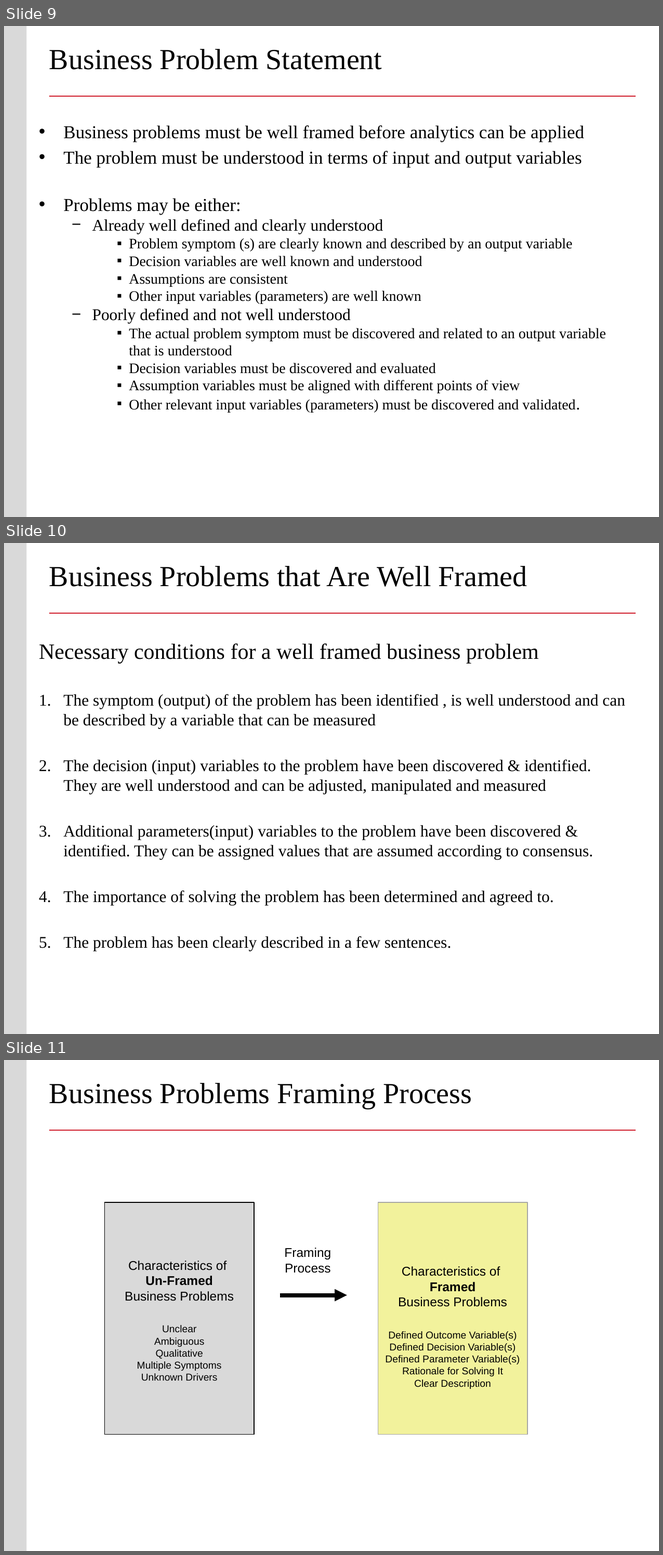
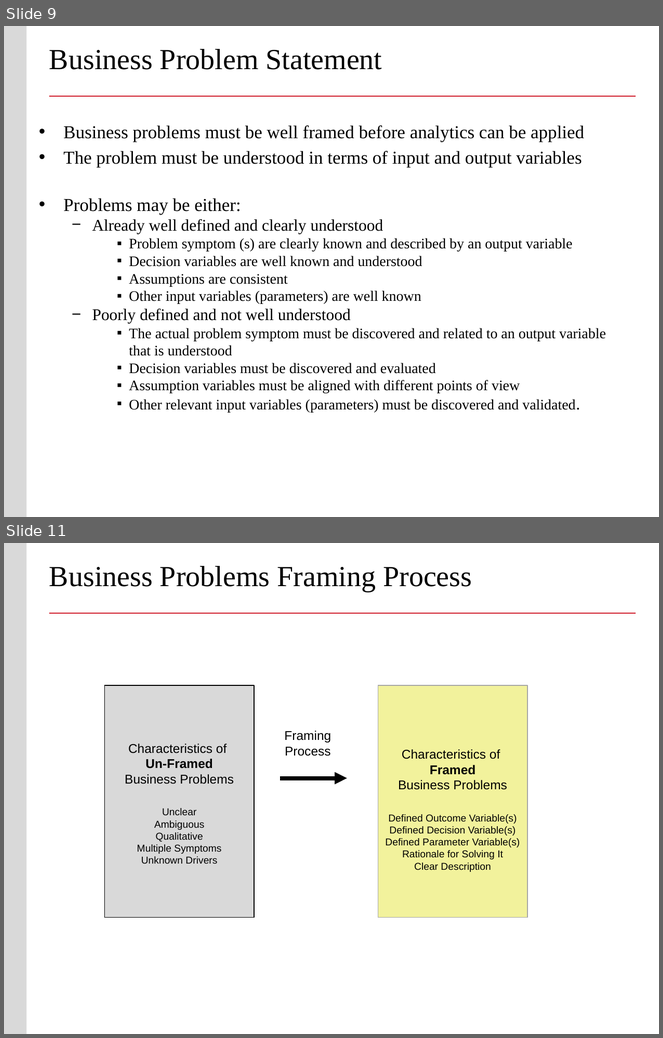
Before and after one commit to buyuhuang/csda1000_FT, a slide deck: day2/1. Lecture/day2_intro_analytics_viz.pptx. Shown one above the other, each under a label of ours: slides 9, 10 and 11 before the commit, slides 9 and 11 after it; the slides between them are not shown. The pictures are 663x1555 and 663x1038 pixels, drawn with LibreOffice and Linux fonts; fonts in the diff are those of the drawing; background and template pictures are left out. Boxes give left, top, right and bottom in pixels: in the first picture for what was removed or moved away, otherwise in the second. Text is boxed around its words. In the diff, an @@ line names an element or a change of style, - is before the commit and + after.

```diff
--- a/day2/1. Lecture/day2_intro_analytics_viz.pptx
+++ b/day2/1. Lecture/day2_intro_analytics_viz.pptx
@@ slide 10 removed at <box>4,543,659,1034</box>, background #FFFFFF; not listed: 2 template elements that a slide beside it also shows @@
@@ title removed at <box>49,566,528,587</box> @@
-Business Problems that Are Well Framed
@@ text removed at <box>39,643,625,952</box> @@
-Necessary conditions for a well framed business problem
-1. The symptom (output) of the problem has been identified , is well understood and can be described by a variable that can be measured
-2. The decision (input) variables to the problem have been discovered & identified. They are well understood and can be adjusted, manipulated and measured
-3. Additional parameters(input) variables to the problem have been discovered & identified. They can be assigned values that are assumed according to consensus.
-4. The importance of solving the problem has been determined and agreed to.
-5. The problem has been clearly described in a few sentences.
```
Also in this commit, not shown: 2 slides changed, 3 slides added, 13 other files.
